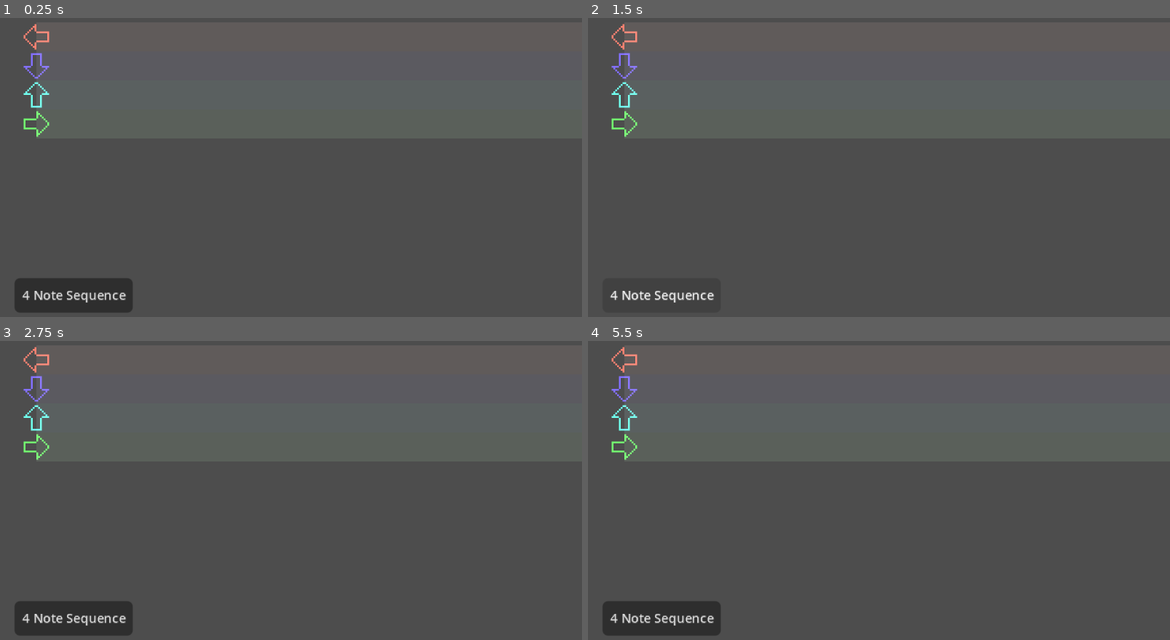
Above: before the commit, frames 1-4 (two rows, left to right).
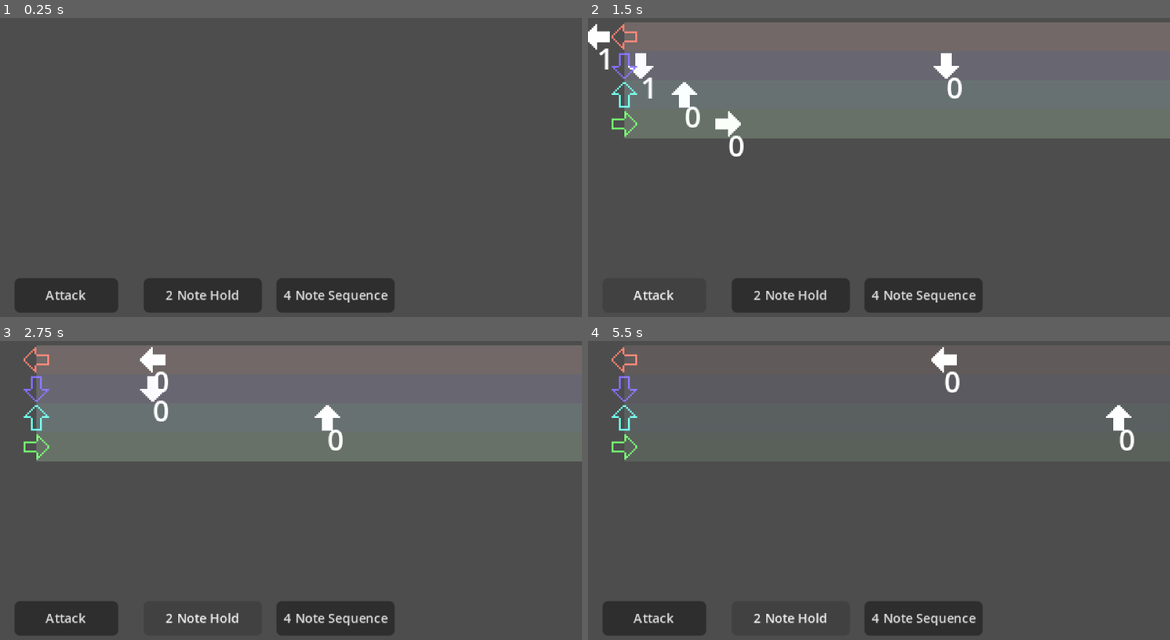
Above: after the commit, the same moments.

Repository: phoenixglasss/ghostyboys
Game: Godot game, scene res://rhythm_game/scenes/rhythm_game_test_room.tscn
The game is run twice, just before and just after one commit, with the same random seed, the same clock (stepped at 60 frames per second) and the same inputs. The project has no main scene, so this scene is started directly. Sound files missing from this copy of the repository are replaced by a short silence.
Inputs (mouse positions are in pixels of both pictures, inside the frame that each line leads up to):
- Up to frame 1 (0.25 s): no input
- Up to frame 2 (1.5 s): click "4 Note Sequence" at 0.5 s; click "4 Note Sequence" (after the commit: "Attack") at 1.25 s
- Up to frame 3 (2.75 s): click (203, 619) at 2 s, where only the run after the commit has a clickable "2 Note Hold"
- Up to frame 4 (5.5 s): hold D (move_right) 2.78-3.53 s; hold S (move_down) 3.53-4.28 s; hold D (move_right) 4.28-5.03 s; tap Enter at 5 s; hold W (move_up) from 5.03 s (still down)

The runs differ from the first frame. In frame 1, 5.4% of the frame differs, in the area x 3-68%, y 1-99%; in frame 2, 6.2%, in the area x 0-68%, y 1-99%; in frame 3, 3.9%; in frame 4, 3.6%.
Error before the commit: Invalid access to property or key 'beat_hit' on a base object of type 'null instance'. (res://rhythm_game/scripts/chart_display.gd:21)

Commit message:
WE GOT MOVES AND CHARTS BAYBEEEEEE

Diff:
--- a/ghosty-boys/project.godot
+++ b/ghosty-boys/project.godot
@@ -26,6 +26,10 @@
 window/size/window_height_override=720
 window/stretch/mode="canvas_items"
 window/stretch/aspect="expand"
+
+[global_group]
+
+conductor=""
 
 [input]
 
--- /dev/null
+++ b/ghosty-boys/rhythm_game/charts/2_note_hold.tres
@@ -0,0 +1,23 @@
+[gd_resource type="Resource" script_class="Chart" format=3 uid="uid://g0tuablnhd3k"]
+
+[ext_resource type="AudioStream" uid="uid://kymg0wrv1cwt" path="res://rhythm_game/test_files/audio/2_note_hold.ogg" id="1_a6lb1"]
+[ext_resource type="Script" uid="uid://b50ngybjhb1ux" path="res://rhythm_game/scripts/note_data.gd" id="2_pjr7c"]
+[ext_resource type="Script" uid="uid://0q7tw24newak" path="res://rhythm_game/scripts/Chart.gd" id="3_efetb"]
+
+[sub_resource type="Resource" id="Resource_a6lb1"]
+script = ExtResource("2_pjr7c")
+
+[sub_resource type="Resource" id="Resource_pjr7c"]
+script = ExtResource("2_pjr7c")
+beat = 2.0
+lane = 2
+
+[resource]
+script = ExtResource("3_efetb")
+parser_string = "1000
+0000
+0010
+0000"
+audio = ExtResource("1_a6lb1")
+notes = Array[ExtResource("2_pjr7c")]([SubResource("Resource_a6lb1"), SubResource("Resource_pjr7c")])
+metadata/_custom_type_script = "uid://0q7tw24newak"
--- /dev/null
+++ b/ghosty-boys/rhythm_game/charts/attack.tres
@@ -0,0 +1,16 @@
+[gd_resource type="Resource" script_class="Chart" format=3 uid="uid://iyklrojkktvn"]
+
+[ext_resource type="AudioStream" uid="uid://4oax1igf87of" path="res://rhythm_game/test_files/audio/attack.ogg" id="1_w1dup"]
+[ext_resource type="Script" uid="uid://b50ngybjhb1ux" path="res://rhythm_game/scripts/note_data.gd" id="2_jhlmr"]
+[ext_resource type="Script" uid="uid://0q7tw24newak" path="res://rhythm_game/scripts/Chart.gd" id="3_ehse8"]
+
+[sub_resource type="Resource" id="Resource_w1dup"]
+script = ExtResource("2_jhlmr")
+lane = 1
+
+[resource]
+script = ExtResource("3_ehse8")
+parser_string = "0100"
+audio = ExtResource("1_w1dup")
+notes = Array[ExtResource("2_jhlmr")]([SubResource("Resource_w1dup")])
+metadata/_custom_type_script = "uid://0q7tw24newak"
--- a/ghosty-boys/rhythm_game/scenes/chart_display.tscn
+++ b/ghosty-boys/rhythm_game/scenes/chart_display.tscn
@@ -1,7 +1,7 @@
 [gd_scene format=3 uid="uid://be84blq6a53wc"]
 
 [ext_resource type="Script" uid="uid://cbwpn11qctu1p" path="res://rhythm_game/scripts/chart_display.gd" id="1_ch8tf"]
-[ext_resource type="Resource" uid="uid://umdv83j48ki5" path="res://rhythm_game/charts/chart_01.tres" id="2_cop0f"]
+[ext_resource type="Resource" uid="uid://umdv83j48ki5" path="res://rhythm_game/charts/4_note.tres" id="2_cop0f"]
 [ext_resource type="Texture2D" uid="uid://difbybu4wdn1l" path="res://rhythm_game/art/arrow_outline.png" id="3_x3wv8"]
 [ext_resource type="PackedScene" uid="uid://cy2k516h3rmmq" path="res://rhythm_game/scenes/lane_judge.tscn" id="4_3jvqq"]
 [ext_resource type="Script" uid="uid://btg0exx1nen5a" path="res://rhythm_game/scripts/note_despawner.gd" id="5_0ax0n"]
--- a/ghosty-boys/rhythm_game/scenes/rhythm_game_test_room.tscn
+++ b/ghosty-boys/rhythm_game/scenes/rhythm_game_test_room.tscn
@@ -2,22 +2,23 @@
 
 [ext_resource type="Script" uid="uid://ca71pn5oc546g" path="res://rhythm_game/scripts/Conductor.gd" id="1_hw0jn"]
 [ext_resource type="AudioStream" uid="uid://b6inbdjy51w8s" path="res://rhythm_game/test_files/audio/click_8mm.ogg" id="2_yyu3g"]
-[ext_resource type="PackedScene" uid="uid://be84blq6a53wc" path="res://rhythm_game/scenes/chart_display.tscn" id="3_00ogi"]
+[ext_resource type="Script" uid="uid://1unjoemnyvgb" path="res://rhythm_game/scripts/chart_debug_button.gd" id="4_hw0jn"]
+[ext_resource type="Resource" uid="uid://iyklrojkktvn" path="res://rhythm_game/charts/attack.tres" id="4_qnuma"]
+[ext_resource type="Resource" uid="uid://umdv83j48ki5" path="res://rhythm_game/charts/4_note.tres" id="4_yyu3g"]
+[ext_resource type="Resource" uid="uid://g0tuablnhd3k" path="res://rhythm_game/charts/2_note_hold.tres" id="5_qnuma"]
 
 [sub_resource type="Theme" id="Theme_o2s18"]
 default_font_size = 7
 
 [node name="Node2D" type="Node2D" unique_id=2046574851]
 
-[node name="Conductor" type="Node" parent="." unique_id=814417007]
+[node name="Conductor" type="Node" parent="." unique_id=814417007 groups=["conductor"]]
 script = ExtResource("1_hw0jn")
 
 [node name="BackgroundMusicPlayer" type="AudioStreamPlayer" parent="Conductor" unique_id=912589107]
 stream = ExtResource("2_yyu3g")
 
 [node name="ActionMusicPlayer" type="AudioStreamPlayer" parent="Conductor" unique_id=1636531407]
-
-[node name="ChartDisplay" parent="." unique_id=642866271 instance=ExtResource("3_00ogi")]
 
 [node name="UI Nodes" type="CanvasLayer" parent="." unique_id=428757032]
 
@@ -40,4 +41,34 @@
 offset_right = 65.0
 offset_bottom = -8.0
 grow_vertical = 0
+text = "Attack"
+script = ExtResource("4_hw0jn")
+chart = ExtResource("4_qnuma")
+
+[node name="Button2" type="Button" parent="UI Nodes/Debug UI" unique_id=2074592713]
+layout_mode = 1
+anchors_preset = -1
+anchor_top = 1.0
+anchor_bottom = 1.0
+offset_left = 79.0
+offset_top = -27.0
+offset_right = 144.0
+offset_bottom = -8.0
+grow_vertical = 0
+text = "2 Note Hold"
+script = ExtResource("4_hw0jn")
+chart = ExtResource("5_qnuma")
+
+[node name="Button3" type="Button" parent="UI Nodes/Debug UI" unique_id=1427917813]
+layout_mode = 1
+anchors_preset = -1
+anchor_top = 1.0
+anchor_bottom = 1.0
+offset_left = 152.0
+offset_top = -27.0
+offset_right = 217.0
+offset_bottom = -8.0
+grow_vertical = 0
 text = "4 Note Sequence"
+script = ExtResource("4_hw0jn")
+chart = ExtResource("4_yyu3g")
--- a/ghosty-boys/rhythm_game/scripts/Conductor.gd
+++ b/ghosty-boys/rhythm_game/scripts/Conductor.gd
@@ -12,6 +12,7 @@
 var _last_raw_beat : float = 0.0
 
 @onready var audio_player = $BackgroundMusicPlayer
+@onready var action_player : AudioStreamPlayer = $ActionMusicPlayer
 
 signal measure_hit
 signal beat_hit
--- /dev/null
+++ b/ghosty-boys/rhythm_game/scripts/chart_debug_button.gd
@@ -0,0 +1,12 @@
+extends Button
+
+@export var chart : Chart
+var chart_display : PackedScene = preload("res://rhythm_game/scenes/chart_display.tscn")
+
+func _ready() -> void:
+	pressed.connect(_press)
+
+func _press() -> void:
+	var new_chart_display : ChartDisplay = chart_display.instantiate()
+	new_chart_display.my_chart = chart
+	get_tree().root.add_child(new_chart_display)
--- a/ghosty-boys/rhythm_game/scripts/chart_display.gd
+++ b/ghosty-boys/rhythm_game/scripts/chart_display.gd
@@ -1,26 +1,31 @@
 extends Node2D
+class_name ChartDisplay
 
 @export var conductor : Conductor
-
 @export var lanes : Array[Node2D]
 var notes : Array[NoteData]
 var note_spacing : float = 48
-
 @export var my_chart : Chart
 @onready var hit_line : Node2D = $HitLine
 @onready var notes_container : Node2D = $HitLine/Notes
-
-@export var initial_offset_beats : int = 4
+@export var minimum_lead_beats : float = 1.5
+var start_beat : float = 0.0
+var audio_started : bool = false
+var lane_data : Array[Array] = []
+var note_item = preload("res://rhythm_game/scenes/note_item.tscn")
 
 
-var lane_data : Array[Array] = []
-
-var note_item = preload("res://rhythm_game/scenes/note_item.tscn")
-
 func _ready() -> void:
+	if !conductor:
+		conductor = get_tree().get_first_node_in_group("conductor")
+	if !conductor:
+		print("NO CONDUCTOR?!?!?!")
 	conductor.beat_hit.connect(_on_beat_hit)
 	conductor.measure_hit.connect(_on_measure_hit)
 
+	# Grace first, THEN round up to the next bar.
+	var earliest : float = conductor.get_song_position() + minimum_lead_beats
+	start_beat = ceil(earliest / 4.0) * 4.0
 
 	lane_data.clear()
 	for i in 4:
@@ -28,8 +33,19 @@
 
 	_load_chart(my_chart)
 
-func _process(delta: float) -> void:
-	notes_container.position.x = -conductor.get_song_position() * note_spacing + (initial_offset_beats * note_spacing)
+
+func _process(_delta: float) -> void:
+	notes_container.position.x = (start_beat - conductor.get_song_position()) * note_spacing
+
+	if not audio_started and conductor.get_song_position() >= start_beat:
+		_play_my_audio()
+		audio_started = true
+
+	# Only allow self-destruct once the pattern has actually begun.
+	if audio_started:
+		if lane_data[0].is_empty() and lane_data[1].is_empty() \
+		and lane_data[2].is_empty() and lane_data[3].is_empty():
+			queue_free()
 
 
 func _input(event: InputEvent) -> void:
@@ -42,11 +58,13 @@
 	if Input.is_action_just_pressed("move_right"):
 		_judge_note(3)
 
+
 func _judge_note(judge_lane : int):
 	if !lane_data[judge_lane].is_empty():
 		var judge_note : NoteItem = lane_data[judge_lane].pop_front()
 		print(judge_note.rating)
 		judge_note.queue_free()
+
 
 func _load_chart(chart : Chart):
 	notes = chart.notes
@@ -59,8 +77,6 @@
 		lane_data[note.lane].append(new_note_item)
 		notes_container.add_child(new_note_item)
 
-	print(lane_data)
-
 
 func _on_note_despawner_area_entered(area: Area2D) -> void:
 	if area is NoteItem:
@@ -72,5 +88,11 @@
 func _on_beat_hit() -> void:
 	pass
 
+
 func _on_measure_hit() -> void:
 	pass #idk if i'll even use this one, we'll see
+
+
+func _play_my_audio() -> void:
+	conductor.action_player.stream = my_chart.audio
+	conductor.action_player.play()
Renamed: ghosty-boys/rhythm_game/charts/chart_01.tres -> ghosty-boys/rhythm_game/charts/4_note.tres
Not shown, added: ghosty-boys/rhythm_game/scripts/chart_debug_button.gd.uid
